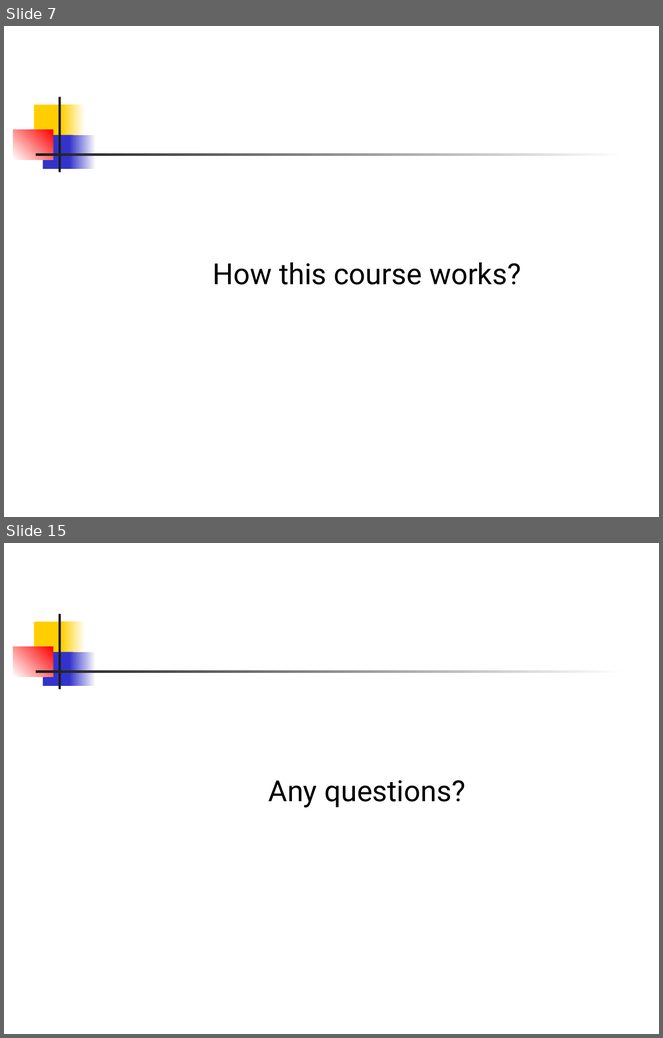
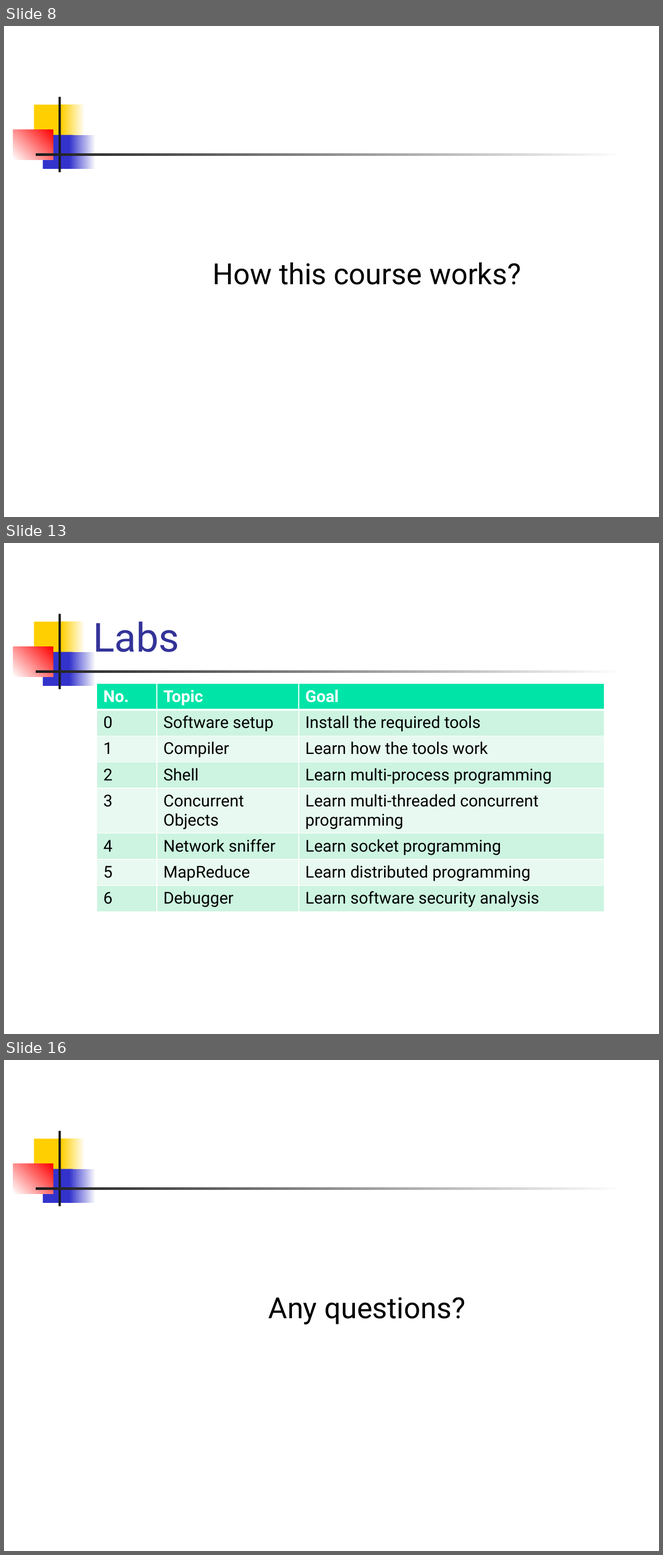
Before and after one commit to csslab-ustc/csslab-ustc.github.io, a slide deck: courses/sysprog/slides/lec01-overview.pptx. Shown one above the other, each under a label of ours: slides 7 and 15 before the commit, slides 8, 13 and 16 after it; the slides between them are not shown. The pictures are 663x1038 and 663x1555 pixels, drawn with LibreOffice and Linux fonts; fonts in the diff are those of the drawing. Boxes give left, top, right and bottom in pixels: in the first picture for what was removed or moved away, otherwise in the second. Text is boxed around its words. In the diff, an @@ line names an element or a change of style, - is before the commit and + after.

```diff
--- a/courses/sysprog/slides/lec01-overview.pptx
+++ b/courses/sysprog/slides/lec01-overview.pptx
@@ slide 13 added at (4,543,659,1034), background #FFFFFF; not listed: 7 template elements that a slide beside it also shows @@
@@ title added at (93,622,179,652), 44 pt, text #333399 @@
+Labs
@@ table added at (97,684,606,913), 8 rows, 3 columns @@
+No. | Topic | Goal
+0 | Software setup | Install the required tools
+1 | Compiler | Learn how the tools work
+2 | Shell | Learn multi-process programming
+3 | Concurrent / Objects | Learn multi-threaded concurrent programming
+4 | Network sniffer | Learn socket programming
+5 | MapReduce | Learn distributed programming
+6 | Debugger | Learn software security analysis
@@ what was slide 7 is now slide 8 @@
@@ what was slide 15 is now slide 16 @@
```
Also in this commit, not shown: 10 slides changed, 1 other slide added, 1 slide removed, 28 other files.
